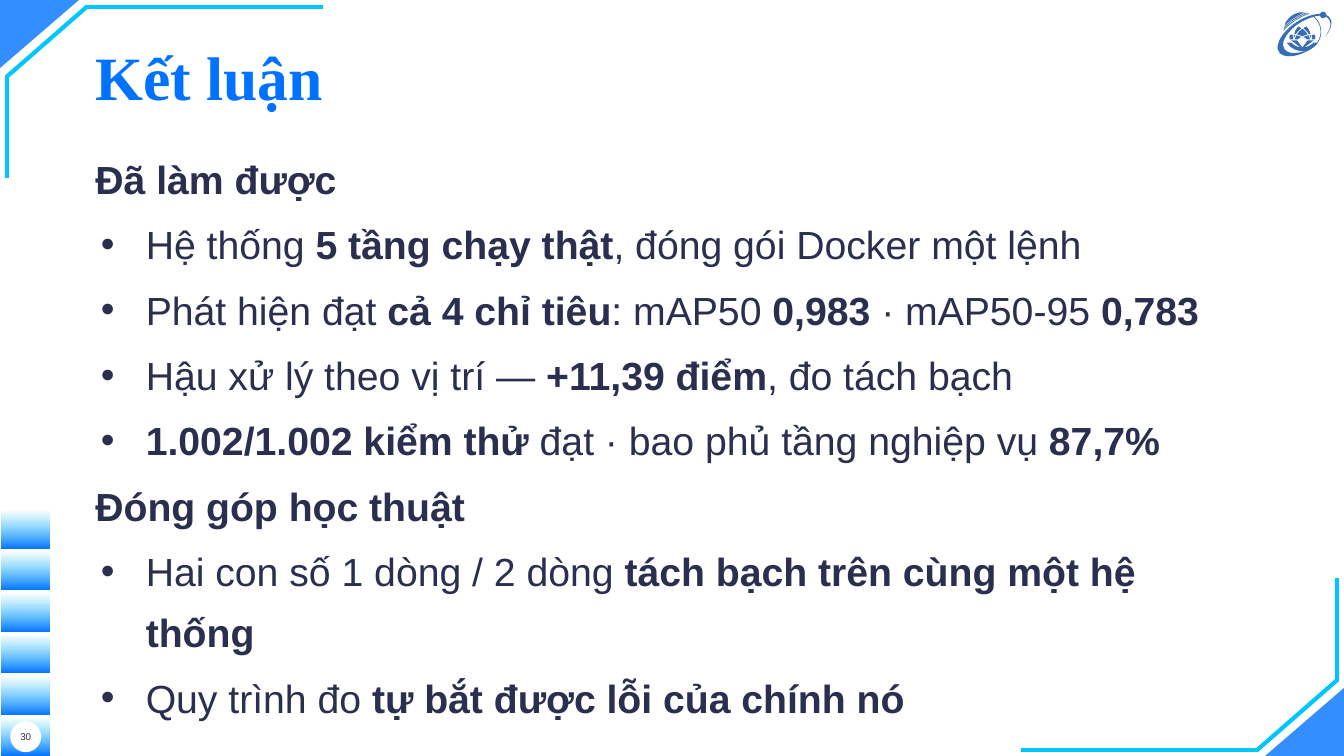
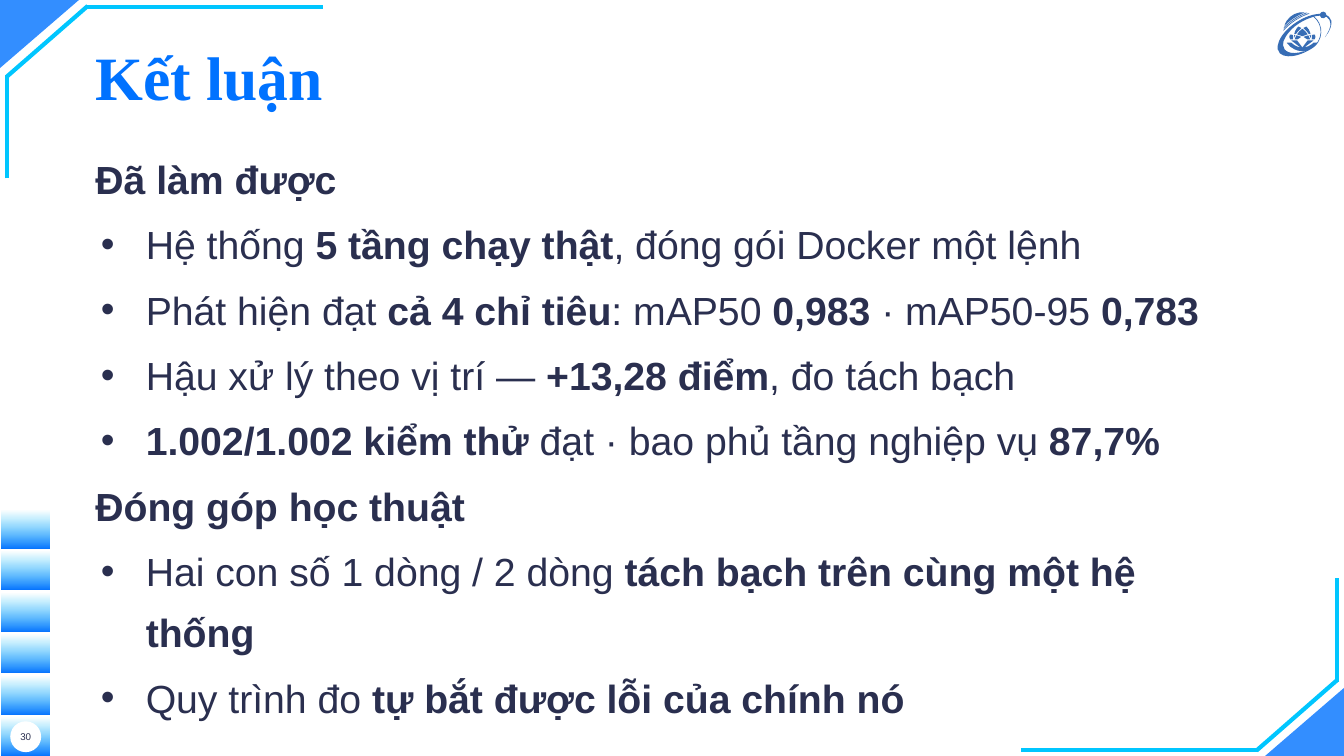
Before and after one commit to hieunguyen2604/alpr-do-an-mon-hoc, a slide deck: slide 30 of docs/slides/slides.pptx. Drawn at 1344x756 pixels with LibreOffice and Linux fonts; fonts in the diff are those of the drawing; background and template pictures are left out. Boxes give left, top, right and bottom in pixels: in the first picture for what was removed or moved away, otherwise in the second. Text is boxed around its words. In the diff, an @@ line names an element or a change of style, - is before the commit and + after.

```diff
--- a/docs/slides/slides.pptx
+++ b/docs/slides/slides.pptx
@@ text at (x1=146, y1=359, x2=1015, y2=398): text changed @@
-• Hậu xử lý theo vị trí — +11,39 điểm, đo tách bạch
+• Hậu xử lý theo vị trí — +13,28 điểm, đo tách bạch
```
Also in this commit, not shown: 7 other slides changed, 24 other files.
